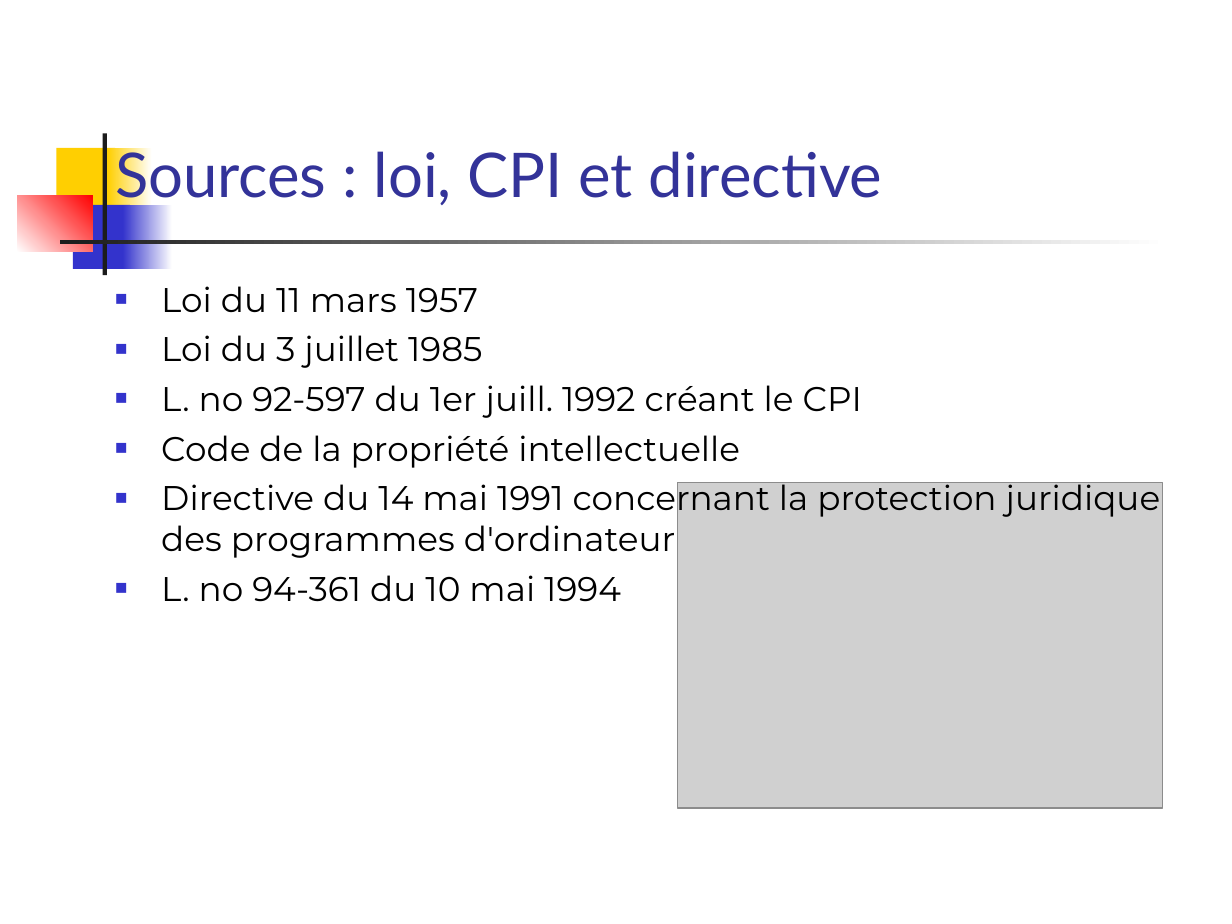
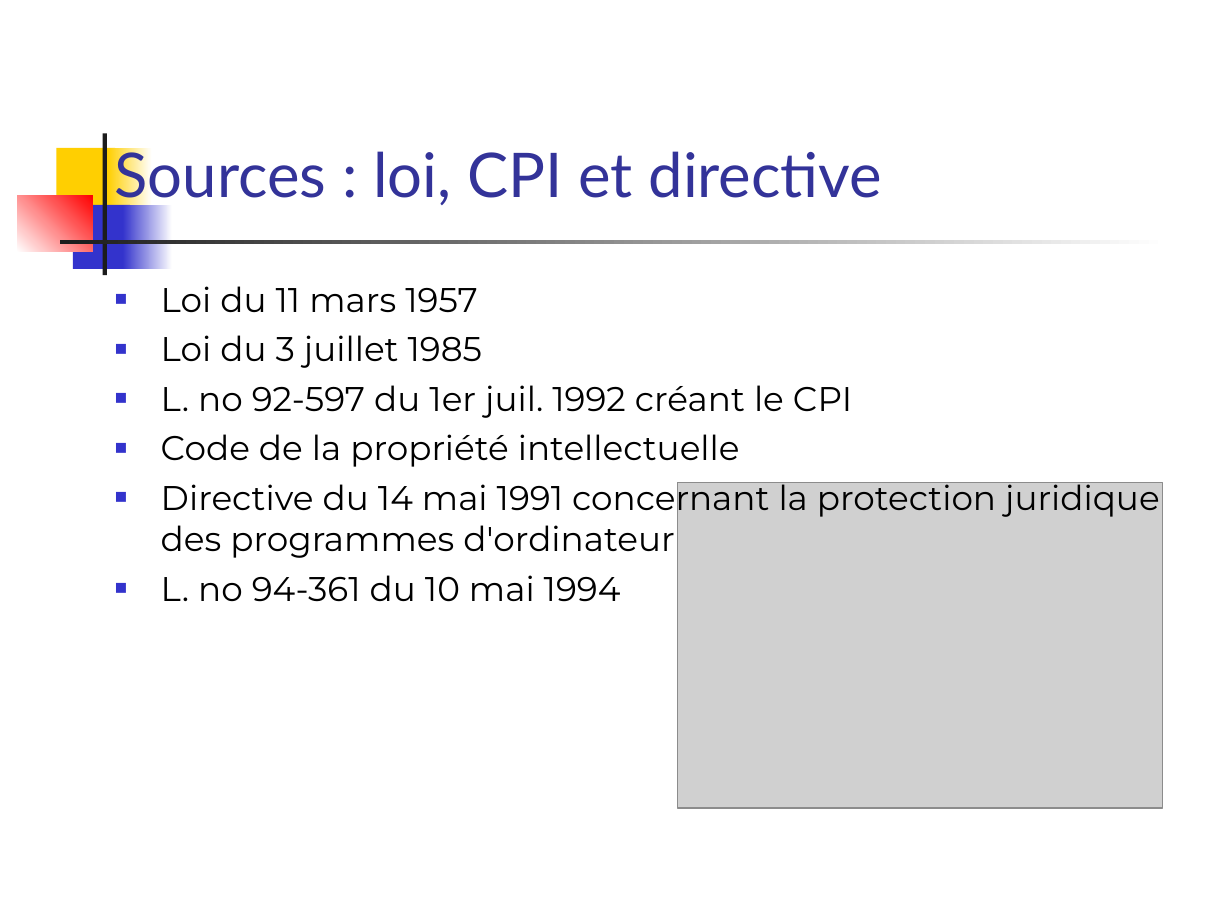
Before and after one commit to Apolerag/Cours_M2, a slide deck: slide 32 of Droit/Droit info/cours info 2014.ppt. Drawn at 1232x924 pixels with LibreOffice and Linux fonts; fonts in the diff are those of the drawing; grey boxes stand for pictures. Boxes give left, top, right and bottom in pixels: in the first picture for what was removed or moved away, otherwise in the second. Text is boxed around its words. In the diff, an @@ line names an element or a change of style, - is before the commit and + after.

```diff
--- a/Droit/Droit info/cours info 2014.ppt
+++ b/Droit/Droit info/cours info 2014.ppt
@@ text at [161, 286, 1160, 602]: indent changed @@
@@ text at [161, 385, 852, 418]: text changed @@
-■ L. no 92-597 du 1er juill. 1992 créant le CPI
+■ L. no 92-597 du 1er juil. 1992 créant le CPI
```
Also in this commit, not shown: 204 other slides changed, 2 other files.
